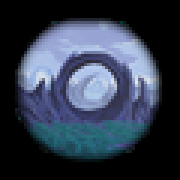
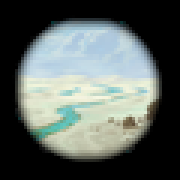
Two versions of the same layered image (180px x 180px). Layer-by-layer changes:
added layer "Layer 37" above "Layer 36" over [15, 18, 162, 162]
